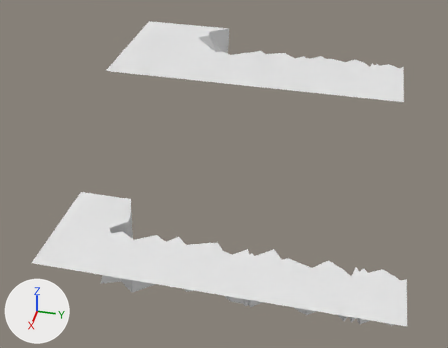
A saved change to the Blender file Blender/duck.blend.
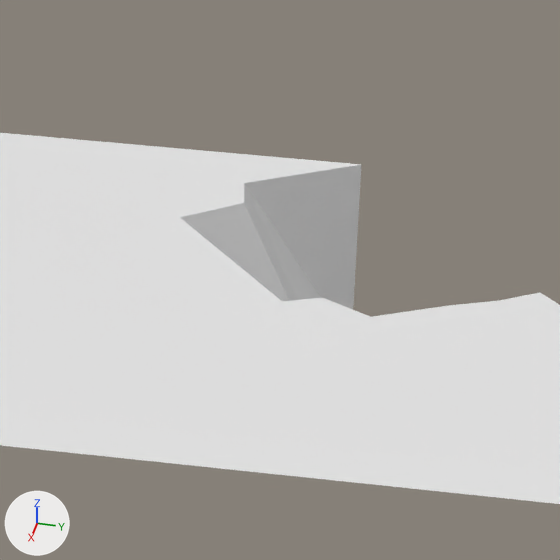
There are two pictures of each version: one whole from a camera (50 mm lens) standing at (31.22, 0.52, 15.16) and looking at (8.47, -4.7, -1.28), one close up on the part from 37% to 59% of the width and 0% to 28% of the height. The lights are fixed; the arrows at lower left show +X, +Y and +Z.

The older version as bpy lines, for what is in view:
```python
me_cube_005 = bpy.data.meshes.new('Cube.005')
me_cube_005.from_pydata(...)  # 20 vertices, 12 faces; spans x -1.15..4.0, y -1.0..1.0, z -1.0..1.0
me_cube_011 = bpy.data.meshes.new('Cube.011')
me_cube_011.from_pydata(...)  # 42 vertices, 28 faces; spans x -3.0..4.0, y -4.0..3.0, z -1.0..1.0
ob_terrain_4 = bpy.data.objects.new('terrain_4', me_cube_005)
ob_terrain_4.location = (0.0, -4.0, 0.0)
ob_terrain_corner = bpy.data.objects.new('terrain_corner', me_cube_011)
ob_terrain_corner.location = (0.0, -8.0, 0.0)
```
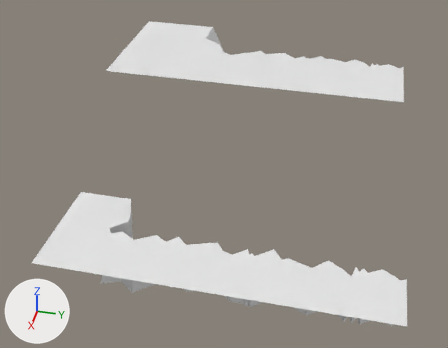
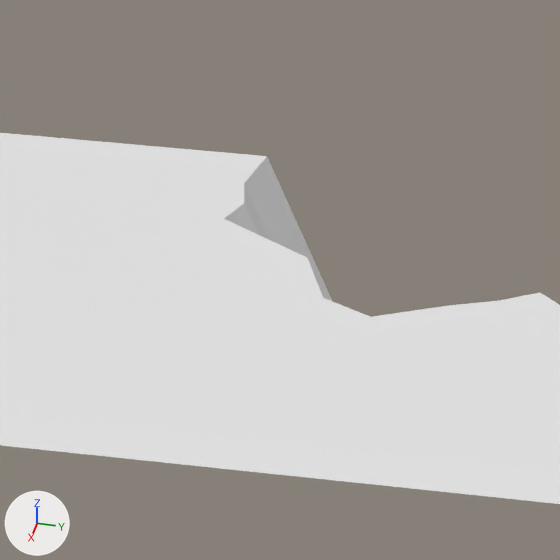
What the commit changed:
me_cube_011 has 42 vertices, 28 faces and spans x -3.0..4.0, y -4.0..3.0, z -1.0..1.0.
me_cube_011 is used by ob_terrain_corner; location (0.0, -8.0, 0.0).
Part 1, on me_cube_011:
Vertex 2 of me_cube_011 moves from (0.48, 1.0, 1.0) at pixel (282, 301) to (-0.58, 1.0, 1.0) at pixel (307, 257).
Vertex 25 of me_cube_011 moves from (-1.25, -0.47, 1.0) at pixel (179, 217) to (-1.32, -0.03, 1.0) at pixel (223, 218).
Part 2, on me_cube_011:
Vertex 10 of me_cube_011 moves from (-3.0, 1.0, 1.0) at pixel (361, 164) to (-3.0, 0.0, 1.0) at pixel (267, 156).

Boxes [x1, y1, x2, y2] around the edits, measured in the close-ups (560 x 560 px; the box of a moved part takes in the faces that stretch with it):
part 1 of me_cube_011, moved or reshaped
    both: [65, 194, 323, 328]
part 2 of me_cube_011, moved or reshaped
    before: [155, 148, 361, 309]
    after: [155, 148, 332, 301]
